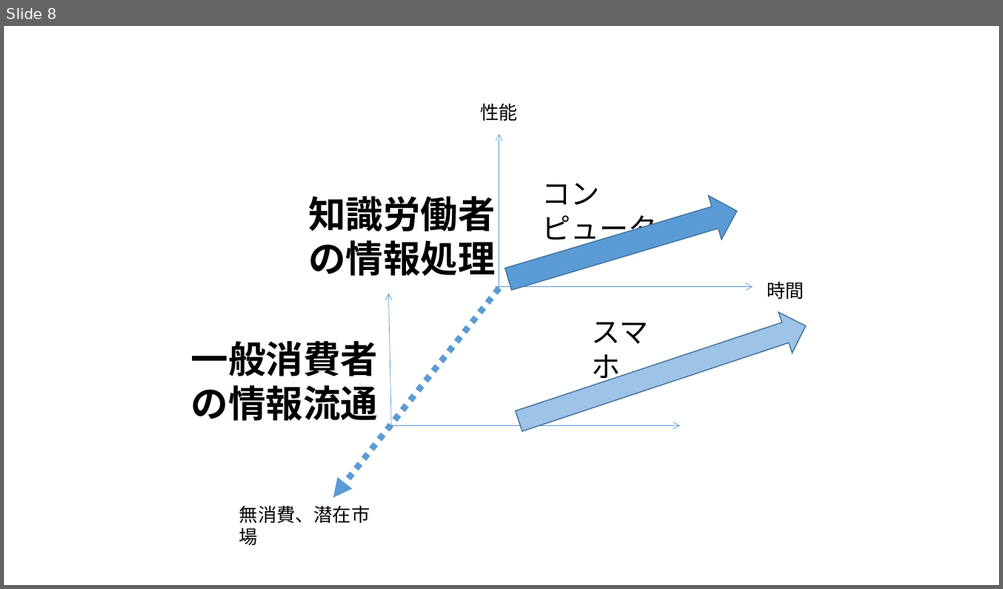
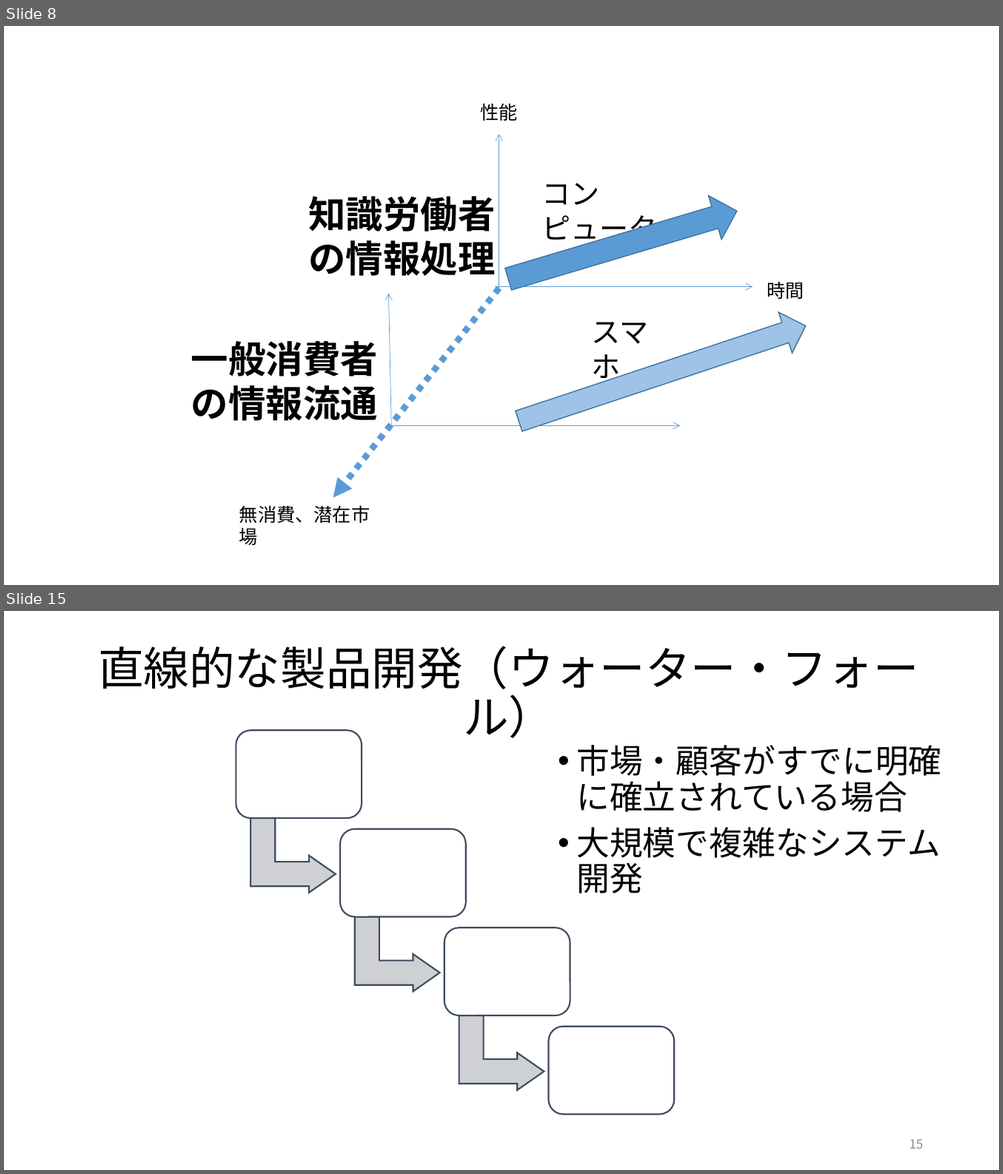
Before and after one commit to satoyoshiharu/innovation_design, a slide deck: figures.pptx. Shown one above the other, each under a label of ours: slide 8 before the commit, slides 8 and 15 after it; the slides between them are not shown. The pictures are 1003x589 and 1003x1174 pixels, drawn with LibreOffice and Linux fonts; fonts in the diff are those of the drawing. Boxes give left, top, right and bottom in pixels: in the first picture for what was removed or moved away, otherwise in the second. Text is boxed around its words. In the diff, an @@ line names an element or a change of style, - is before the commit and + after.

```diff
--- a/figures.pptx
+++ b/figures.pptx
@@ slide 15 added at (x1=4, y1=611, x2=999, y2=1170), background #FFFFFF @@
@@ title added at (x1=98, y1=646, x2=919, y2=738), 44 pt, text #000000 @@
+直線的な製品開発（ウォーター・フォール）
@@ text added at (x1=576, y1=745, x2=941, y2=894), 32 pt, text #000000 @@
+• 市場・顧客がすでに明確に確立されている場合
+• 大規模で複雑なシステム開発
@@ group added at (x1=236, y1=730, x2=674, y2=1115): 4 rounded rectangles, 3 bent up arrows @@
@@ page number added at (x1=909, y1=1140, x2=923, y2=1149), 12 pt, text #8C8C8C @@
+15
```
Also in this commit, not shown: 1 slide changed, 14 other slides added.
